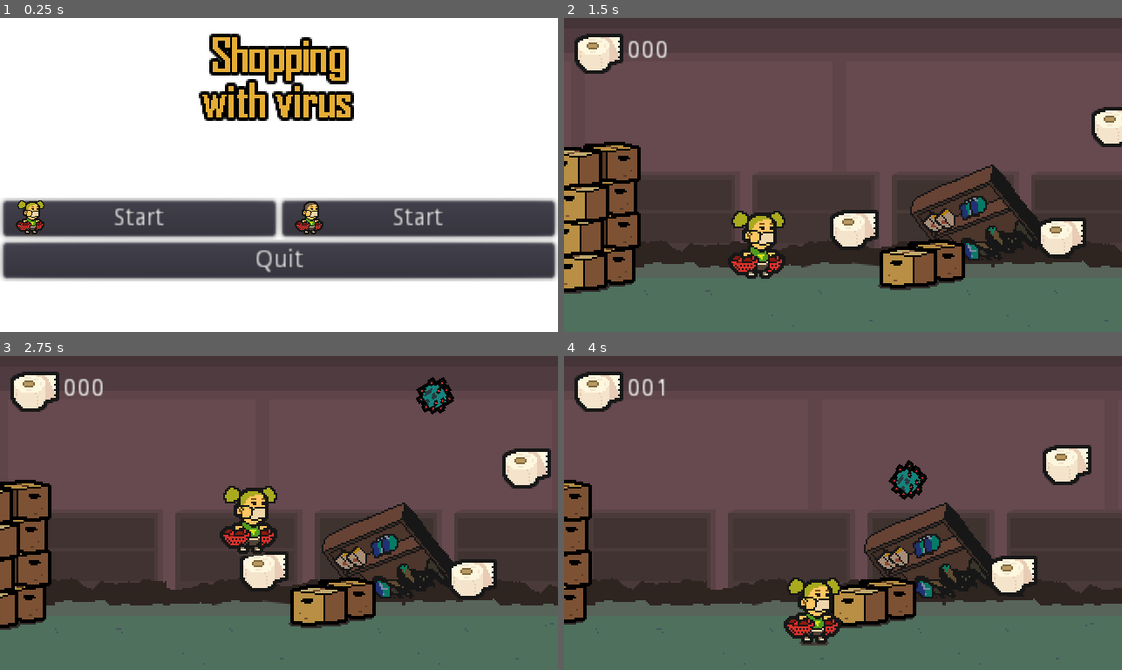
Above: before the commit, frames 1-4 (two rows, left to right).
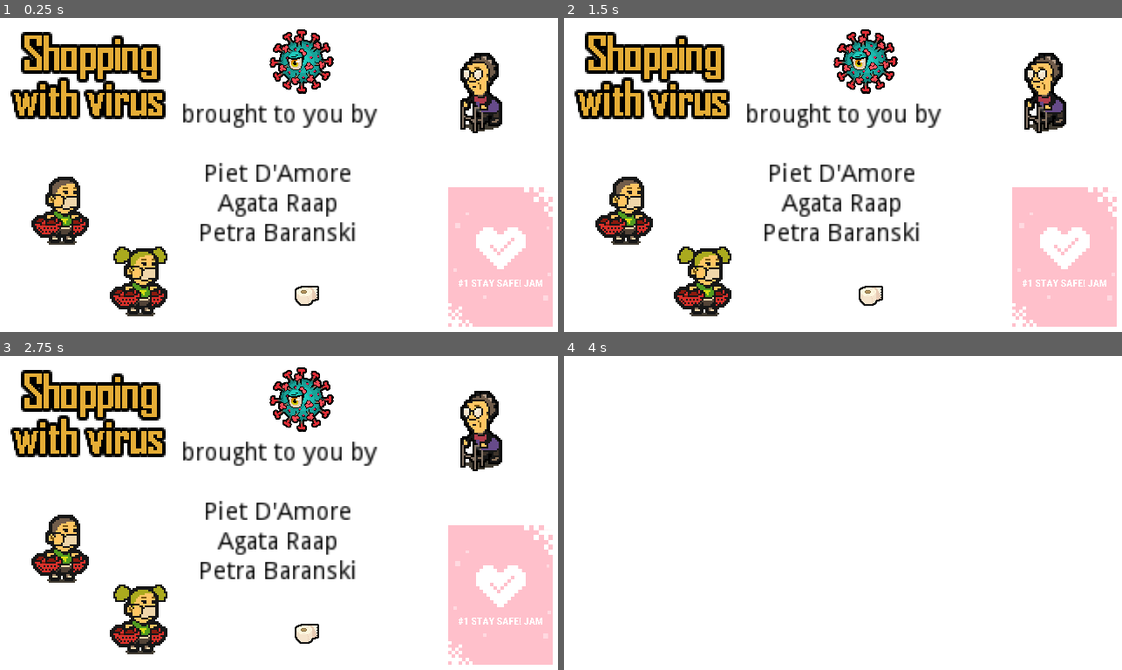
Above: after the commit, the same moments.

Repository: progsource/ssj2020_1
Game: Godot game, scene res://scenes/LoadingScene.tscn
Same seed, same stepped clock (60 frames per second), same inputs: the game is played once before the commit and once after it. Before the commit the project starts from res://scenes/GameStart.tscn.
Inputs (mouse positions are in pixels of both pictures, inside the frame that each line leads up to):
- Up to frame 1 (0.25 s): no input
- Up to frame 2 (1.5 s): click (703, 218) at 0.5 s, where only the run before the commit has a clickable "Start"; hold Right (ui_right) from 1.28 s (still down)
- Up to frame 3 (2.75 s): keep holding Right (ui_right); tap Space (ui_select) at 1.52, 2.27 s
- Up to frame 4 (4 s): release Right (ui_right) at 2.78 s; hold Left (ui_left) 2.78-3.5 s; click (703, 556) at 3.5 s, where only the run after the commit has a clickable "Start"

The runs differ from the first frame. In frame 1, 45% of the frame differs, in the area x 0-100%, y 3-99%; in frame 2, 99%; in frame 3, 99%; in frame 4, 100%, in the area x 0-100%, y 0-100%.

Commit message:
Added real loading screen

Diff:
--- a/code/project.godot
+++ b/code/project.godot
@@ -34,7 +34,7 @@
 GitHub: https://github.com/progsource/ssj2020_1
 
 "
-run/main_scene="res://scenes/GameStart.tscn"
+run/main_scene="res://scenes/LoadingScene.tscn"
 boot_splash/image="res://assets/gfx/ssj_twitch_boxart.png"
 boot_splash/bg_color=Color( 1, 1, 1, 1 )
 config/icon="res://icon.png"
--- /dev/null
+++ b/code/scenes/LoadingScene.tscn
@@ -0,0 +1,70 @@
+[gd_scene load_steps=9 format=2]
+
+[ext_resource path="res://assets/gfx/npc/grandma.png" type="Texture" id=1]
+[ext_resource path="res://assets/gfx/item/toilet_paper.png" type="Texture" id=2]
+[ext_resource path="res://assets/gfx/hud/gui_game_logo.png" type="Texture" id=3]
+[ext_resource path="res://assets/gfx/player/player_guy.png" type="Texture" id=4]
+[ext_resource path="res://assets/gfx/virus/virus_large.png" type="Texture" id=5]
+[ext_resource path="res://scripts/LoadingScene.gd" type="Script" id=6]
+[ext_resource path="res://assets/gfx/player/player_girl.png" type="Texture" id=7]
+[ext_resource path="res://assets/gfx/ssj_twitch_boxart.png" type="Texture" id=8]
+
+[node name="LoadingScene" type="CanvasLayer"]
+script = ExtResource( 6 )
+
+[node name="Label" type="Label" parent="."]
+margin_left = 104.0
+margin_top = 49.0
+margin_right = 216.0
+margin_bottom = 131.0
+custom_colors/font_color = Color( 0, 0, 0, 1 )
+text = "brought to you by
+
+Piet D'Amore
+Agata Raap
+Petra Baranski"
+align = 1
+__meta__ = {
+"_edit_use_anchors_": false
+}
+
+[node name="ssj_twitch_boxart" type="Sprite" parent="."]
+position = Vector2( 287, 137 )
+scale = Vector2( 0.1, 0.1 )
+texture = ExtResource( 8 )
+
+[node name="gui_game_logo" type="Sprite" parent="."]
+position = Vector2( 52, 33 )
+texture = ExtResource( 3 )
+
+[node name="player_guy" type="Sprite" parent="."]
+position = Vector2( 36, 107 )
+texture = ExtResource( 4 )
+region_enabled = true
+region_rect = Rect2( 0, 0, 48, 48 )
+
+[node name="player_girl" type="Sprite" parent="."]
+position = Vector2( 81, 148 )
+texture = ExtResource( 7 )
+region_enabled = true
+region_rect = Rect2( 0, 0, 48, 48 )
+
+[node name="grandma" type="Sprite" parent="."]
+position = Vector2( 276, 35 )
+texture = ExtResource( 1 )
+
+[node name="virus_large" type="Sprite" parent="."]
+position = Vector2( 173, 25 )
+scale = Vector2( 0.5, 0.5 )
+texture = ExtResource( 5 )
+
+[node name="toilet_paper" type="Sprite" parent="."]
+position = Vector2( 176, 159 )
+scale = Vector2( 0.5, 0.5 )
+texture = ExtResource( 2 )
+region_enabled = true
+region_rect = Rect2( 0, 0, 32, 32 )
+
+[node name="Timer" type="Timer" parent="."]
+wait_time = 3.0
+autostart = true
